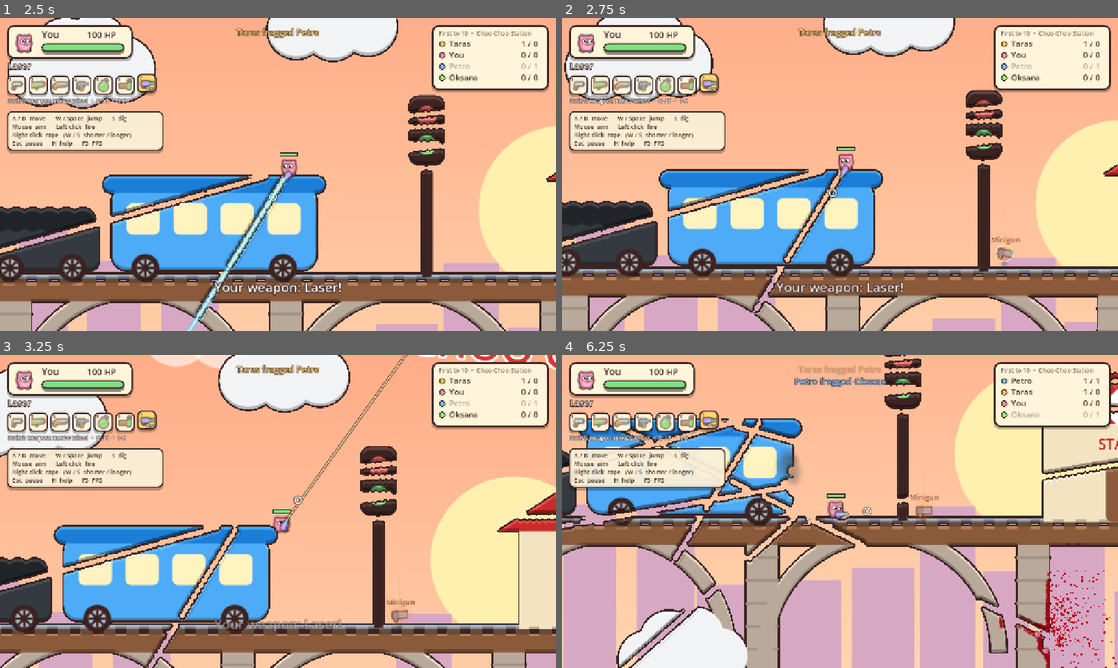
Above: before the commit, frames 1-4 (two rows, left to right).
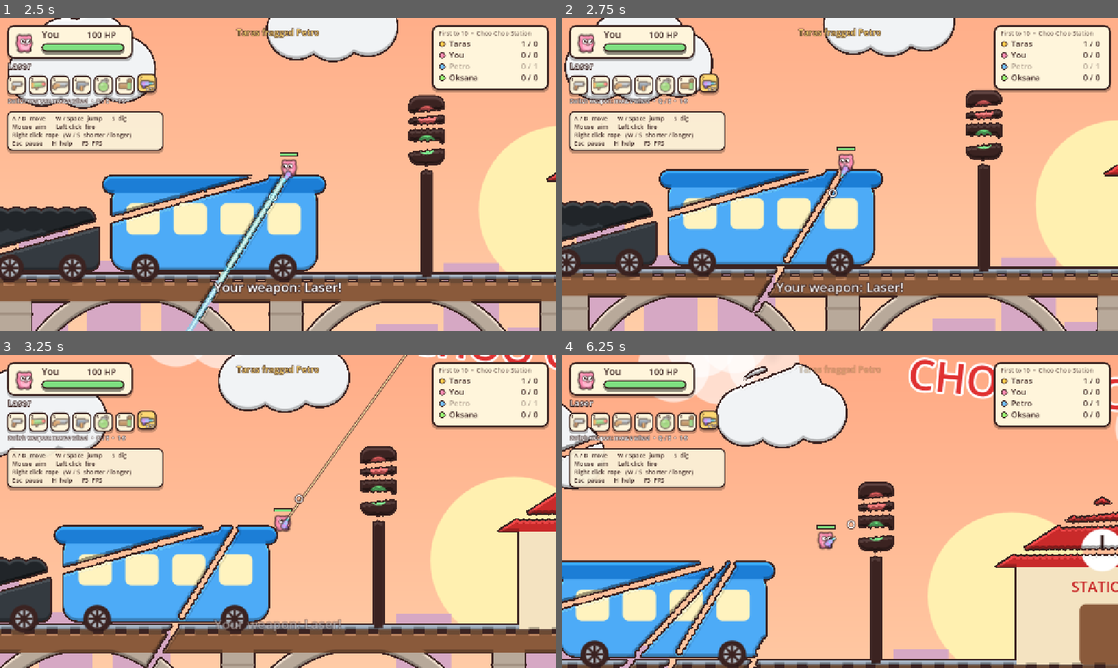
Above: after the commit, the same moments.

Repository: randomizer2223/creazy-shootan
Game: Godot game, scene res://scenes/main.tscn
Two runs of this game, one before a commit and one after it. Both use one fixed random seed, a clock stepped at 60 frames per second and the inputs below.
Inputs (mouse positions are in pixels of both pictures, inside the frame that each line leads up to):
- Up to frame 1 (2.5 s): click "Play!" at 0.5 s; tap Enter at 1.25 s; move the mouse to (400, 158) at 1.27 s; hold D 1.28-2 s; hold J 1.28-2 s; click (400, 158) at 1.42 s; tap Space at 1.52 s; drag from (166, 190) to (250, 237) at 2.02 s
- Up to frame 2 (2.75 s): no input
- Up to frame 3 (3.25 s): move the mouse to (333, 442) at 2.77 s; hold D from 2.78 s (still down); hold K from 2.78 s (still down)
- Up to frame 4 (6.25 s): release D at 3.5 s; release K at 3.5 s; drag from (812, 574) to (673, 464) at 3.52 s; move the mouse to (1006, 558) at 4.27 s; hold A 4.28-5 s; hold E 4.28-5 s; tap Space at 4.52 s; drag from (673, 464) to (756, 433) at 5.02 s; move the mouse to (867, 511) at 5.77 s; hold S from 5.78 s (still down); hold Q from 5.78 s (still down); click (867, 511) at 5.92 s

Frame 1 is identical in both runs. In frame 2, 0.2% of the frame differs, in the area x 77-83%, y 69-80%; in frame 3, 1.3%; in frame 4, 70%, in the area x 0-100%, y 0-100%.

Commit message:
Rope reels in by itself as soon as the hook grabs (code)
The previous commit only contained the web build; this adds the worm.gd change.

Co-Authored-By: Claude Opus 5.5 <noreply@anthropic.com>
Claude-Session: https://claude.ai/code/session_011rcnJMttnsU6gd1aM4jscy

Diff:
--- a/scripts/worm.gd
+++ b/scripts/worm.gd
@@ -42,6 +42,9 @@
 var hook_vel := Vector2.ZERO
 var hook_t := 0.0
 var rope_len := 0.0
+var rope_auto := false  # right after the hook grabs, the rope reels in by itself
+const ROPE_SHORT := 30.0
+const ROPE_REEL := 900.0
 
 var dig_cd := 0.0
 var blink_t := 3.0
@@ -169,7 +172,13 @@
 
 	_update_hook(t, dt)
 	if hook_state == 2:
-		rope_len = clampf(rope_len + float(input["rope_dir"]) * 140.0 * dt, ROPE_MIN, ROPE_MAX)
+		var rd := float(input["rope_dir"])
+		if rd != 0.0:
+			rope_auto = false  # player takes over (W / S)
+		if rope_auto:
+			rope_len = move_toward(rope_len, ROPE_SHORT, ROPE_REEL * dt)
+		else:
+			rope_len = clampf(rope_len + rd * 140.0 * dt, ROPE_MIN, ROPE_MAX)
 		var d := pos - hook_pos
 		var dist := d.length()
 		if dist > rope_len and dist > 0.01:
@@ -178,6 +187,8 @@
 			if vr > 0.0:
 				vel -= n * vr
 			vel -= n * minf((dist - rope_len) * 7.0, 400.0)
+		if vel.length() > 650.0:
+			vel = vel.normalized() * 650.0  # reeling in is fast but not a cannon
 
 	_move(t, dt, was_ground)
 	if on_ground and mv != 0:
@@ -197,6 +208,7 @@
 			if t.is_solid_v(hook_pos):
 				hook_state = 2
 				rope_len = clampf(pos.distance_to(hook_pos), ROPE_MIN, ROPE_MAX)
+				rope_auto = true
 				return
 		if hook_t > 4.0:
 			hook_state = 0
